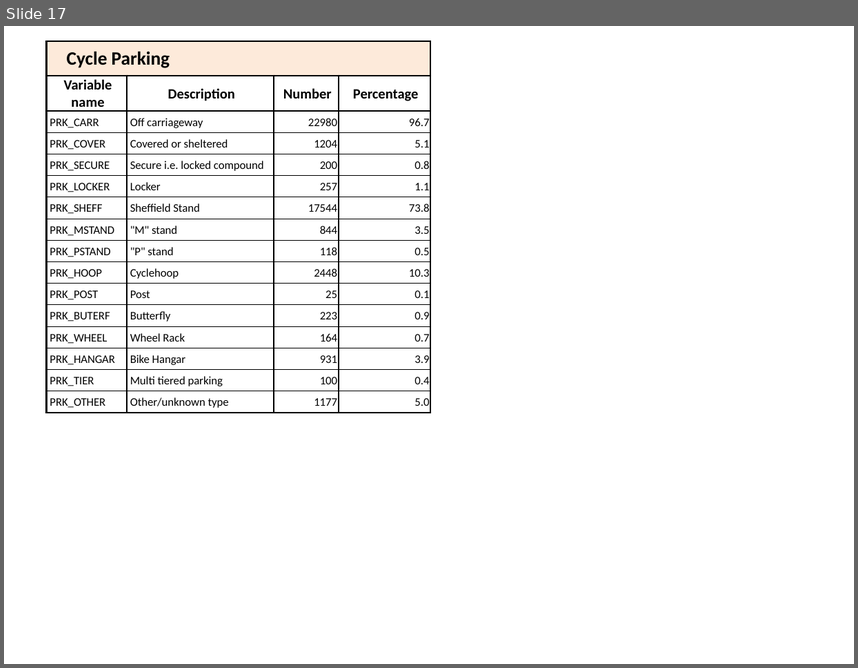
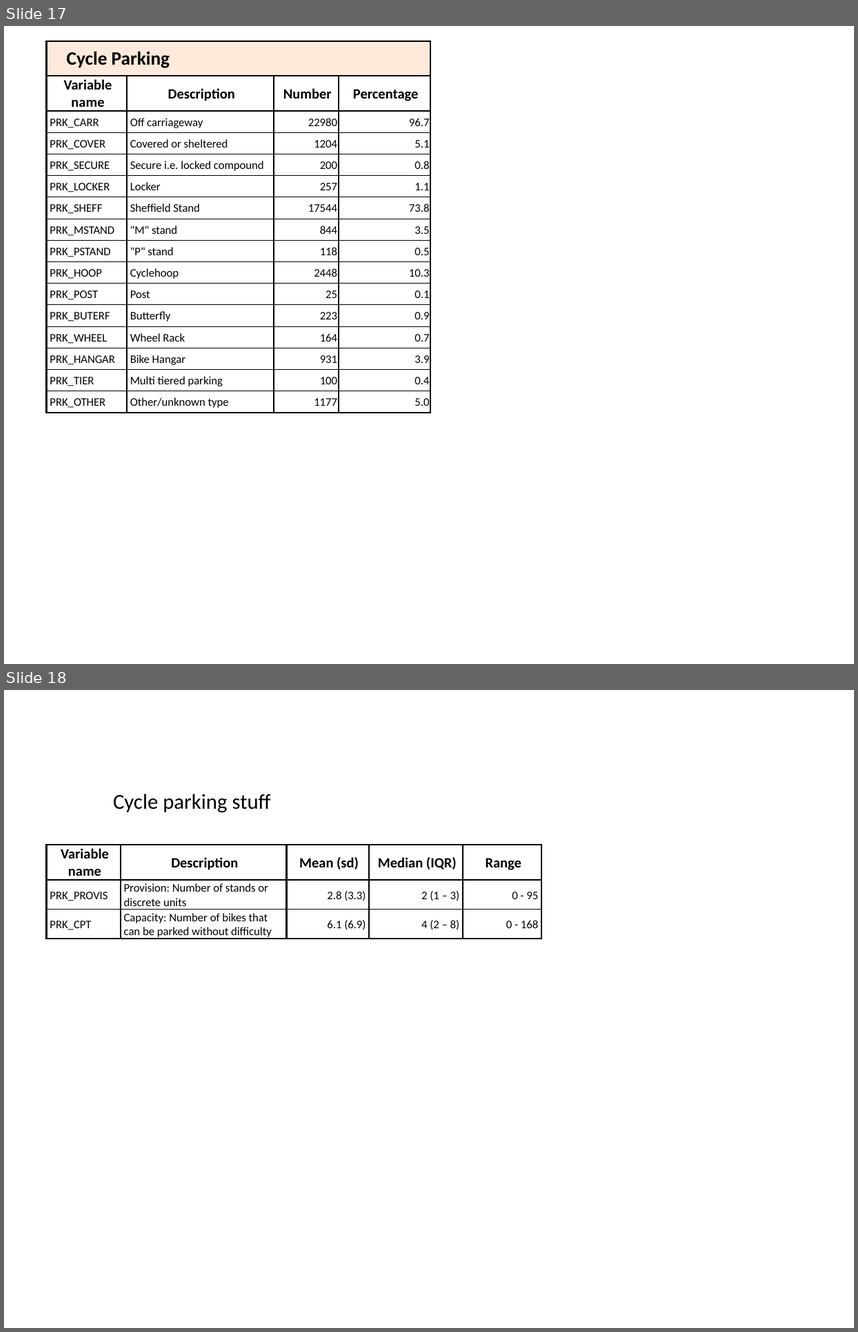
Before and after one commit to PublicHealthDataGeek/Diss, a slide deck: Results tables.pptx. Shown one above the other, each under a label of ours: slide 17 before the commit, slides 17 and 18 after it. The pictures are 858x668 and 858x1332 pixels, drawn with LibreOffice and Linux fonts; fonts in the diff are those of the drawing. Boxes give left, top, right and bottom in pixels: in the first picture for what was removed or moved away, otherwise in the second. Text is boxed around its words. In the diff, an @@ line names an element or a change of style, - is before the commit and + after.

```diff
--- a/Results tables.pptx
+++ b/Results tables.pptx
@@ slide 18 added at box(4, 690, 854, 1328), background #FFFFFF @@
@@ text added at box(113, 793, 271, 813), 18 pt, text #000000 @@
+Cycle parking stuff
@@ table added at box(47, 845, 542, 941), 3 rows, 5 columns @@
+Variable name | Description | Mean (sd) | Median (IQR) | Range
+PRK_PROVIS | Provision: Number of stands or discrete units | 2.8 (3.3) | 2 (1 – 3) | 0 - 95
+PRK_CPT | Capacity: Number of bikes that can be parked without difficulty | 6.1 (6.9) | 4 (2 – 8) | 0 - 168
```
Also in this commit, not shown: 3 other slides added, 26 other files.
